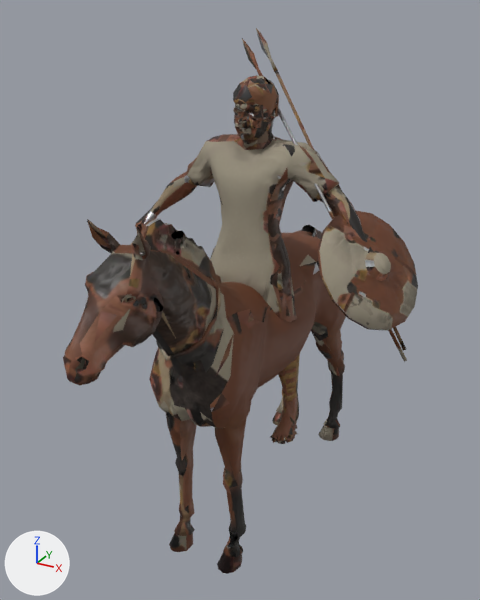
The glTF model public/battles/models/numidian-cavalry.glb as it was, and as the next commit left it.
The view is the same before and after, from a 50 mm lens placed at (1.326, -2.693, 2.403), pointed at (-0.006, -0.271, 1.192). Arrows for +X, +Y and +Z are at lower left; the lights stay in place. The picture after the commit comes second. Objects named as collision shapes, trigger or cutter boxes, shadow casters or lower levels of detail are left out. Vertices at exactly the same position are counted once.

In view in the first picture: 'LOD0'.
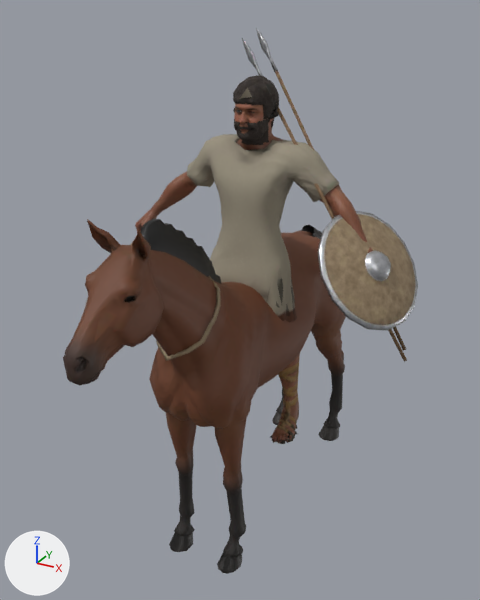
The change, as a diff of the scene's bpy script:
```diff
--- a/public/battles/models/numidian-cavalry.glb.py
+++ b/public/battles/models/numidian-cavalry.glb.py
@@ me_lod0 @@
 # used by ob_lod0; location = (0.0, 0.0, 0.0)
-me_lod0.from_pydata(...)  # 3826 vertices, 7224 faces; spans x -0.8..0.77, y -1.37..0.79, z 0.0..2.33
+me_lod0.from_pydata(...)  # 4013 vertices, 7471 faces; spans x -0.8..0.77, y -1.37..0.79, z 0.0..2.33
+# me_lod0 part 1: a new loose piece of 187 vertices spanning x -0.07..0.07, y -0.26..-0.17, z 1.88..1.98, in mat_numidian_cavalry
+# me_lod0 part 2: 5738 kept faces spanning x -0.8..0.77, y -1.37..0.79, z 0.0..2.33 get new texture (UV) coordinates
 me_lod0.materials.append(mat_numidian_cavalry)
```

Boxes [x1, y1, x2, y2] around the edits, measured in the pictures (480 x 600 px):
part 1 of me_lod0, added
    after: [234, 121, 266, 145]
part 2 of me_lod0, surface changed
    both: [63, 28, 418, 574]
